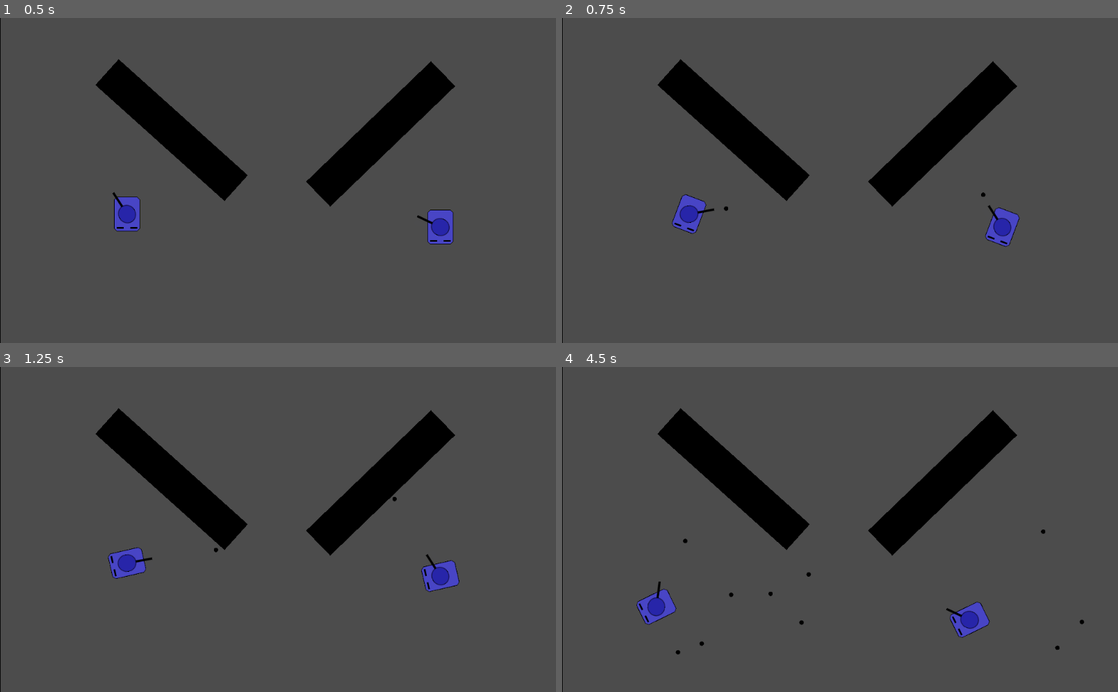
Above: before the commit, frames 1-4 (two rows, left to right).
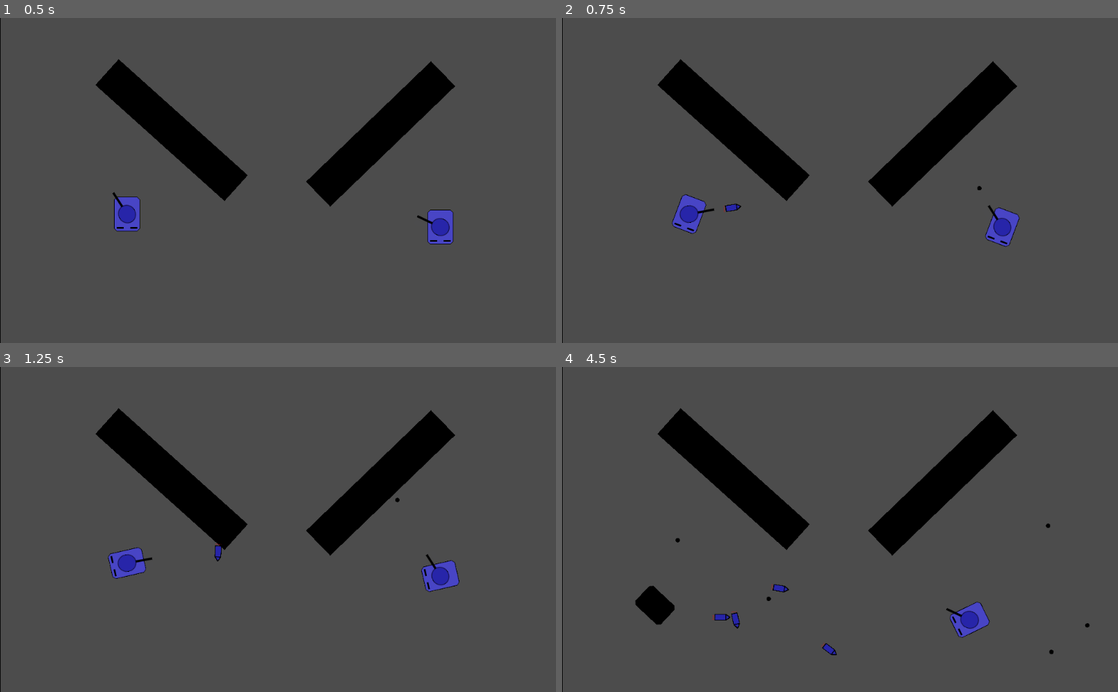
Above: after the commit, the same moments.

Repository: mm-102/godot_tanks
Game: Godot game, scene res://main.tscn
Same seed, same stepped clock (60 frames per second), same inputs: the game is played once before the commit and once after it.
Inputs (mouse positions are in pixels of both pictures, inside the frame that each line leads up to):
- Up to frame 1 (0.5 s): no input
- Up to frame 2 (0.75 s): tap Enter at 0.5 s; move the mouse to (962, 164) at 0.52 s; hold D (p_right) from 0.53 s (still down); click (962, 164) at 0.6 s
- Up to frame 3 (1.25 s): keep holding D (p_right)
- Up to frame 4 (4.5 s): move the mouse to (728, 545) at 1.27 s; release D (p_right) at 1.28 s; hold S (p_backward) 1.28-2.03 s; click (728, 545) at 1.35 s; move the mouse to (895, 458) at 2.02 s; hold D (p_right) 2.03-2.78 s; click (895, 458) at 2.1 s; move the mouse to (812, 594) at 2.77 s; hold W (p_forward) 2.78-3.53 s; click (812, 594) at 2.85 s; move the mouse to (1006, 578) at 3.52 s; hold A (p_left) from 3.53 s (still down); click (1006, 578) at 3.6 s; move the mouse to (673, 480) at 4.27 s; click (673, 480) at 4.35 s

Frame 1 is identical in both runs. In frame 2, less than 0.1% of the frame differs, in the area x 29-77%, y 51-60%; in frame 3, less than 0.1%; in frame 4, 1.0%, in the area x 13-95%, y 48-89%.

Commit message:
Fix rocket + add enum for ammo types

Diff:
--- a/Player/Projectiles/Rocket.gd
+++ b/Player/Projectiles/Rocket.gd
@@ -1,4 +1,6 @@
 extends RigidBody2D
+
+var player_path = null
 
 var _time = 20
 var _target_time = 2
@@ -19,14 +21,13 @@
 	target_timer.one_shot = true
 	add_child(target_timer)
 	target_timer.start(_target_time)
-	add_to_group("projectile")
 
 func _on_timer_timeout():
 	die()
 
 func die():
-	get_parent().get_parent().get_child(0).ammo_left += 1
-	get_parent().queue_free()
+	get_node(player_path).ammo_left += 1
+	queue_free()
 
 func _set_target():
 	targeted = true
--- a/Player/Projectiles/Rocket.tscn
+++ b/Player/Projectiles/Rocket.tscn
@@ -8,19 +8,17 @@
 
 [sub_resource type="CircleShape2D" id=1]
 
-[node name="rocket" type="Node2D"]
-
-[node name="RigidBody2D" type="RigidBody2D" parent="."]
+[node name="Rocket" type="RigidBody2D" groups=["Projectiles"]]
 physics_material_override = SubResource( 2 )
 gravity_scale = 0.0
 can_sleep = false
 script = ExtResource( 1 )
 
-[node name="CollisionShape2D" type="CollisionShape2D" parent="RigidBody2D"]
+[node name="CollisionShape2D" type="CollisionShape2D" parent="."]
 position = Vector2( -2.5, 0 )
 shape = SubResource( 1 )
 
-[node name="Sprite" type="Sprite" parent="RigidBody2D"]
+[node name="Sprite" type="Sprite" parent="."]
 position = Vector2( -2.5, 1.19209e-07 )
 scale = Vector2( 0.515625, 0.375 )
 texture = ExtResource( 2 )
--- a/Player/Tank/Tank.gd
+++ b/Player/Tank/Tank.gd
@@ -1,6 +1,7 @@
 extends RigidBody2D
 
-export(String, "Bullet", "Rocket") var ammo_type = "Bullet"
+enum AMMO_TYPES {BULLET, ROCKET}
+export(AMMO_TYPES) var ammo_type = AMMO_TYPES.BULLET
 
 const SPEED = 100
 const ROTATION_SPEED = 2
@@ -12,8 +13,8 @@
 var dead = false
 
 var projectiles_tscn = {
-	"Bullet": preload("res://Player/Projectiles/Bullet.tscn"),
-	"Rocket": preload("res://Player/Projectiles/Rocket.tscn"),
+	AMMO_TYPES.BULLET: preload("res://Player/Projectiles/Bullet.tscn"),
+	AMMO_TYPES.ROCKET: preload("res://Player/Projectiles/Rocket.tscn"),
 }
 onready var animation_player = $"%AnimationPlayer"
 onready var turret_node =  $"%Turret" # <-----
--- a/Player/Tank/Tank.tscn
+++ b/Player/Tank/Tank.tscn
@@ -76,7 +76,7 @@
 
 [node name="BulletPoint" type="Position2D" parent="Turret"]
 unique_name_in_owner = true
-position = Vector2( 0, -46 )
+position = Vector2( 0, -60 )
 
 [node name="AnimationPlayer" type="AnimationPlayer" parent="."]
 unique_name_in_owner = true
--- a/main.tscn
+++ b/main.tscn
@@ -39,6 +39,7 @@
 
 [node name="Tank" parent="Players" instance=ExtResource( 1 )]
 position = Vector2( 234, 362 )
+ammo_type = 1
 
 [node name="Tank2" parent="Players" instance=ExtResource( 1 )]
 position = Vector2( 811, 386 )
